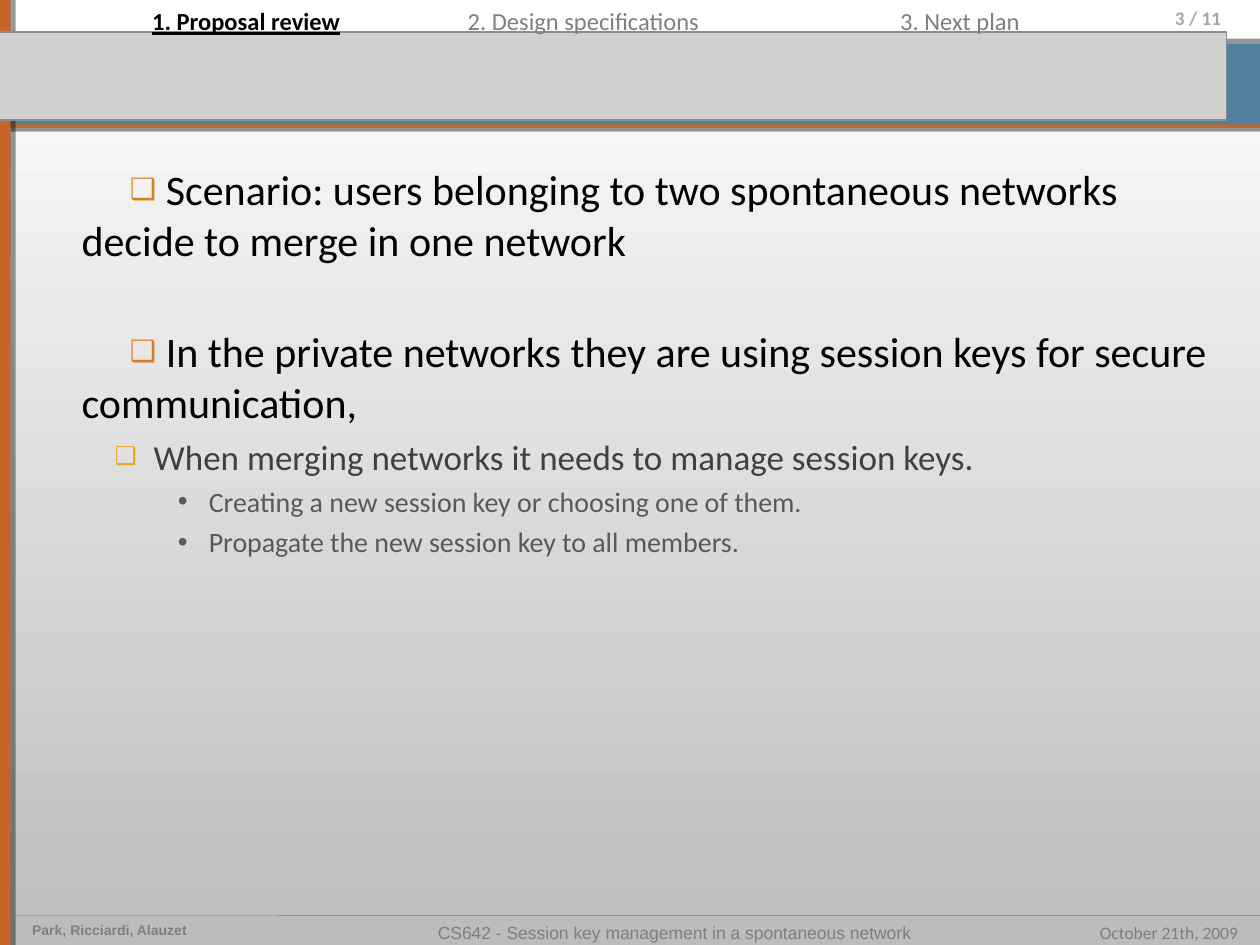
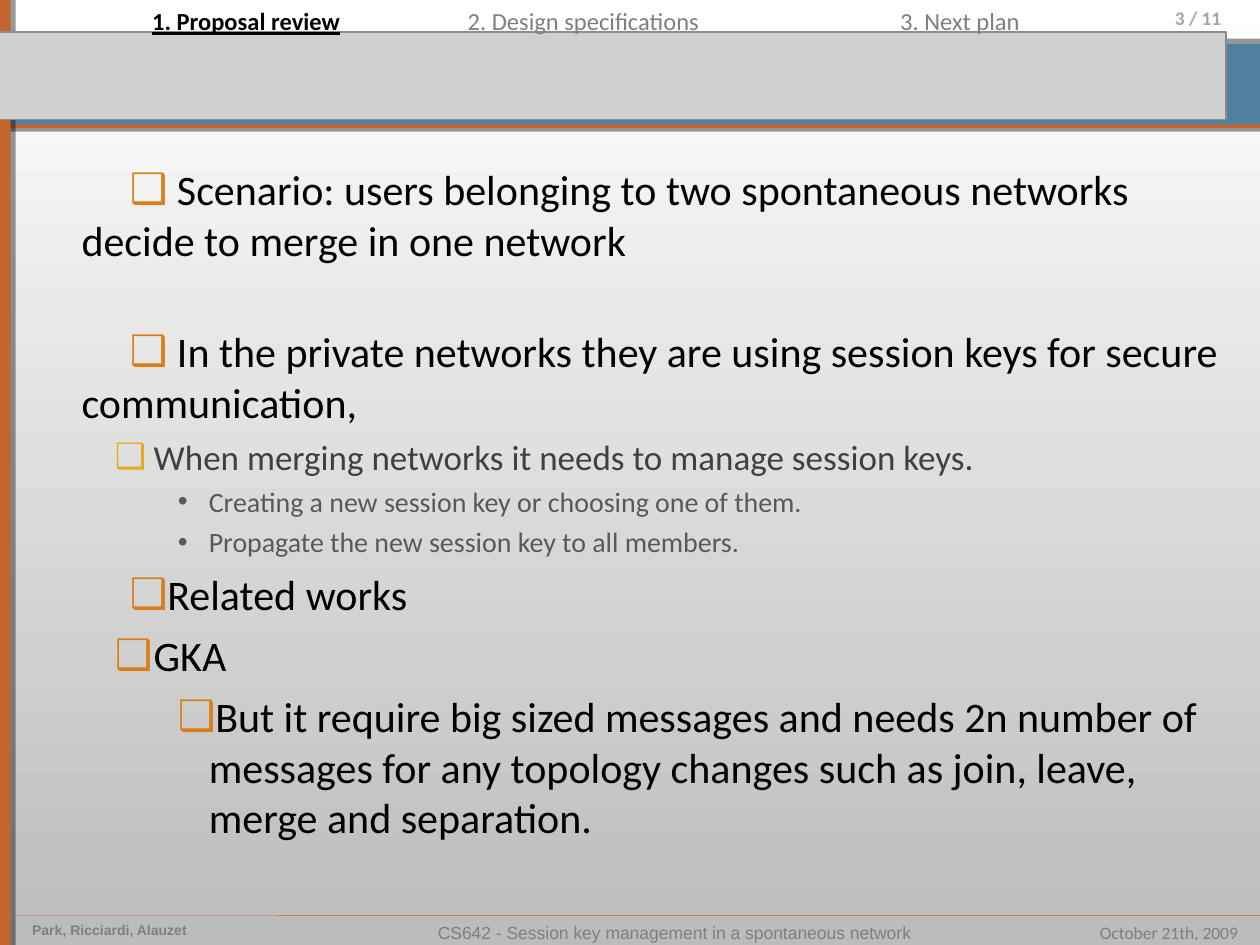
Before and after one commit to pierrealauzet/skemasnet, a slide deck: slide 3 of 2_design/CS642_Skemasnet_design_addendum.ppt. Drawn at 1260x945 pixels with LibreOffice and Linux fonts; fonts in the diff are those of the drawing; grey boxes stand for pictures. Boxes give left, top, right and bottom in pixels: in the first picture for what was removed or moved away, otherwise in the second. Text is boxed around its words. In the diff, an @@ line names an element or a change of style, - is before the commit and + after.

```diff
--- a/2_design/CS642_Skemasnet_design_addendum.ppt
+++ b/2_design/CS642_Skemasnet_design_addendum.ppt
@@ text at bbox=[154, 581, 1197, 840]: paragraphs added @@
+❑ Related works
+  ❑ GKA
+    ❑ But it require big sized messages and needs 2n number of messages for any topology changes such as join, leave, merge and separation.
```
Also in this commit, not shown: 1 slide added, 2 other files.
